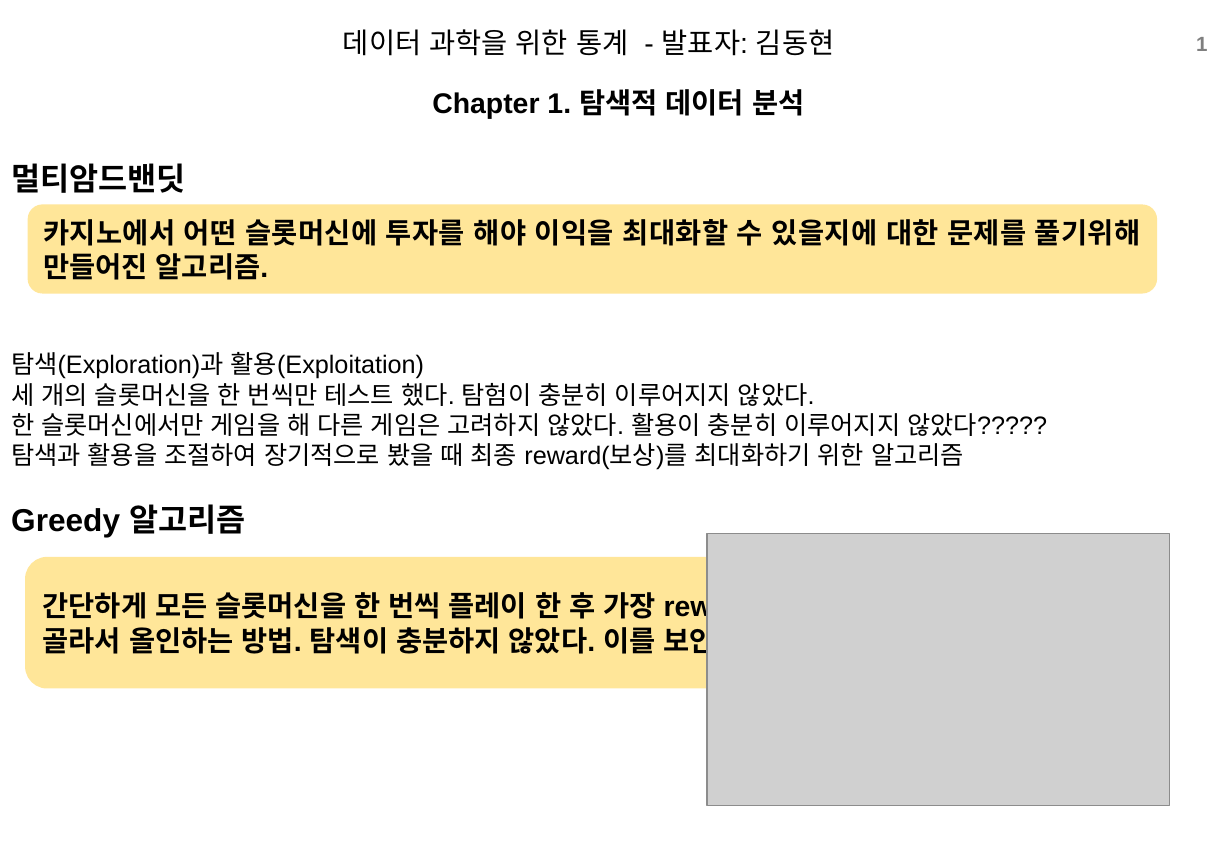
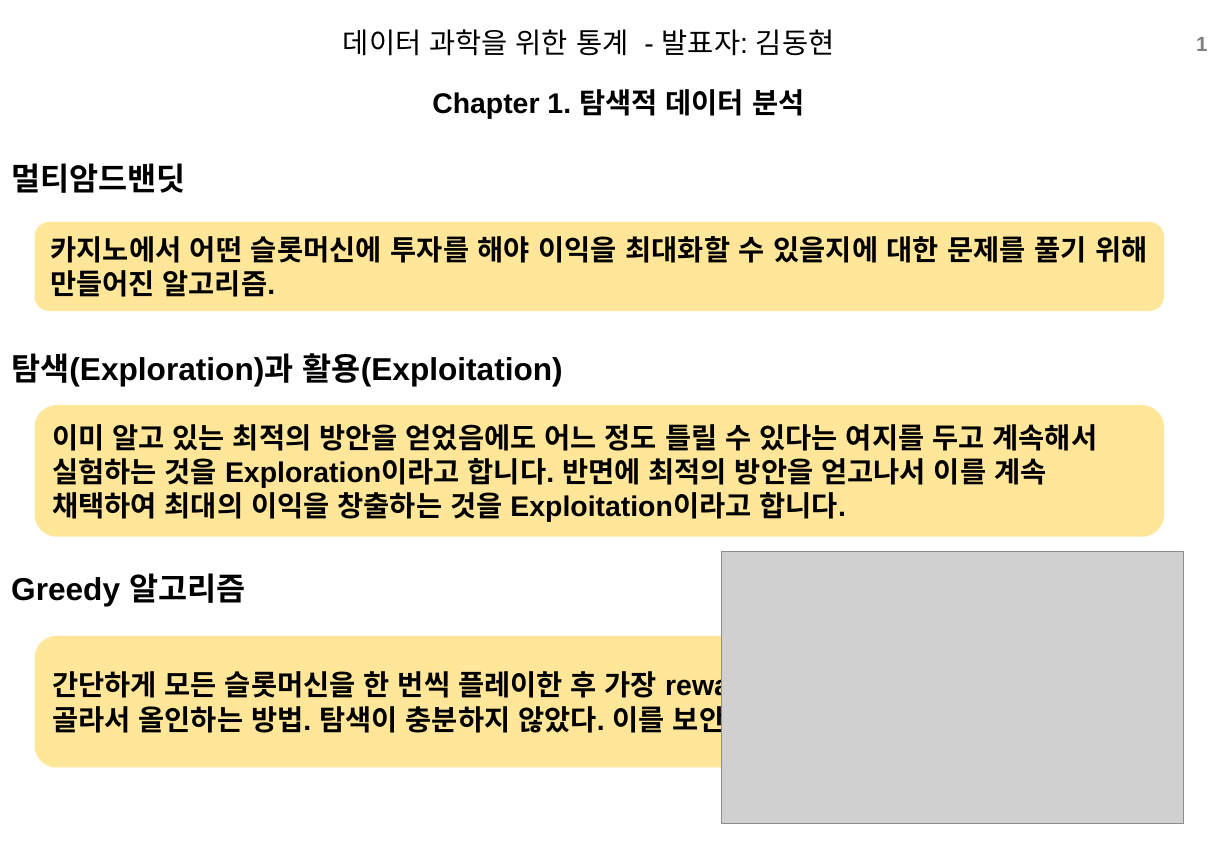
Before and after one commit to xddongx/flexink, a slide deck: slide 1 of study/ppt/[스터디]멀티암드밴딧_KDH.pptx. Drawn at 1232x853 pixels with LibreOffice and Linux fonts; fonts in the diff are those of the drawing; grey boxes stand for pictures; background and template pictures are left out. Boxes give left, top, right and bottom in pixels: in the first picture for what was removed or moved away, otherwise in the second. Text is boxed around its words. In the diff, an @@ line names an element or a change of style, - is before the commit and + after.

```diff
--- a/study/ppt/[스터디]멀티암드밴딧_KDH.pptx
+++ b/study/ppt/[스터디]멀티암드밴딧_KDH.pptx
@@ rounded rectangle "카지노에서 어떤 슬롯머신에 투자를 해야 ...": place and size @@
-rounded rectangle "카지노에서 어떤 슬롯머신에 투자를 해야 ..." at [27,205,1157,293]
+rounded rectangle "카지노에서 어떤 슬롯머신에 투자를 해야 ..." at [34,222,1164,311]
@@ text in rounded rectangle at [50,236,1148,297]: spaces changed @@
-카지노에서 어떤 슬롯머신에 투자를 해야 이익을 최대화할 수 있을지에 대한 문제를 풀기위해 만들어진 알고리즘.
+카지노에서 어떤 슬롯머신에 투자를 해야 이익을 최대화할 수 있을지에 대한 문제를 풀기 위해 만들어진 알고리즘.
@@ text at [11,353,563,387]: size 16 to 20 pt, bold on in "탐색(Exploration)과 활용(Exploitation)" @@
@@ text at [11,378,1047,470]: paragraphs removed @@
-세 개의 슬롯머신을 한 번씩만 테스트 했다. 탐험이 충분히 이루어지지 않았다.
-한 슬롯머신에서만 게임을 해 다른 게임은 고려하지 않았다. 활용이 충분히 이루어지지 않았다?????
-탐색과 활용을 조절하여 장기적으로 봤을 때 최종 reward(보상)를 최대화하기 위한 알고리즘
@@ rounded rectangle added at [34,405,1164,537], fill #FFE699, 18 pt, text #000000, bold @@
+이미 알고 있는 최적의 방안을 얻었음에도 어느 정도 틀릴 수 있다는 여지를 두고 계속해서 실험하는 것을 Exploration이라고 합니다. 반면에 최적의 방안을 얻고나서 이를 계속 채택하여 최대의 이익을 창출하는 것을 Exploitation이라고 합니다.
@@ picture: place and size @@
-picture at [708,534,1171,805]
+picture at [721,552,1184,824]
@@ rounded rectangle "간단하게 모든 슬롯머신을 한 번씩 ...": place and size @@
-rounded rectangle "간단하게 모든 슬롯머신을 한 번씩 ..." at [25,557,1155,689]
+rounded rectangle "간단하게 모든 슬롯머신을 한 번씩 ..." at [34,636,1164,768]
@@ text in rounded rectangle at [52,671,856,737]: spaces changed @@
-간단하게 모든 슬롯머신을 한 번씩 플레이 한 후 가장 reward(보상)가 높았던 슬롯머신을 골라서 올인하는 방법. 탐색이 충분하지 않았다. 이를 보안하는 알고리즘 epsilon-greedy
+간단하게 모든 슬롯머신을 한 번씩 플레이한 후 가장 reward(보상)가 높았던 슬롯머신을 골라서 올인하는 방법. 탐색이 충분하지 않았다. 이를 보안하는 알고리즘 epsilon-greedy
```
Also in this commit, not shown: 2 other slides changed.
